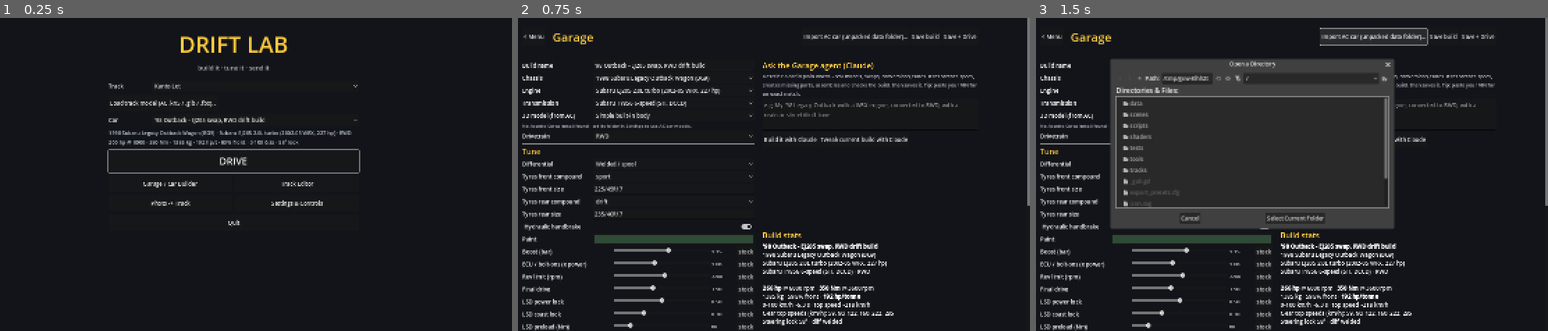
Above: before the commit, frames 1-3 (left to right).
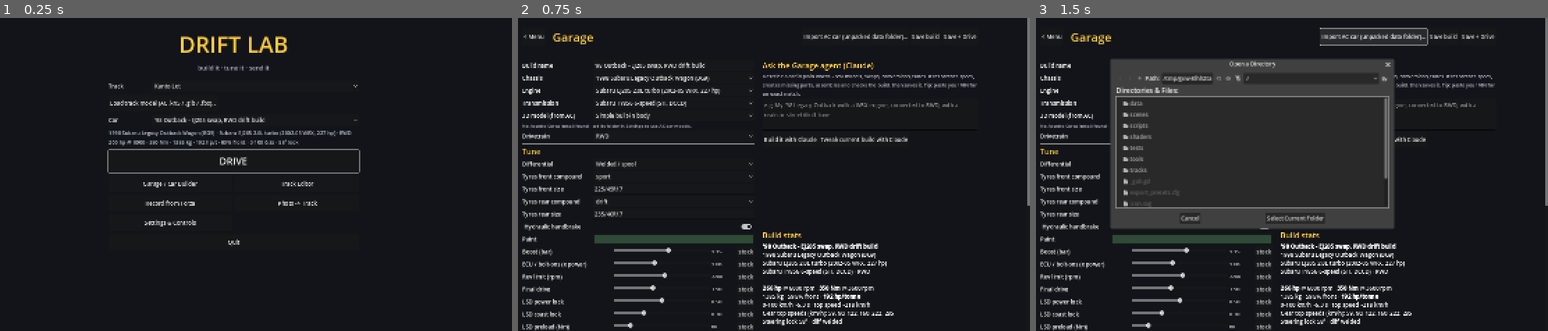
Above: after the commit, the same moments.

Repository: LordSekken/claude
Game: Godot game, scene res://scenes/main.tscn
Same seed, same stepped clock (60 frames per second), same inputs: the game is played once before the commit and once after it.
Inputs:
- Up to frame 1 (0.25 s): no input
- Up to frame 2 (0.75 s): click "Garage / Car Builder" at 0.5 s
- Up to frame 3 (1.5 s): click "Import AC car (unpacked data …" at 1.25 s

The runs differ from the first frame. In frame 1, 0.4% of the frame differs, in the area x 28-64%, y 58-73%; in frame 2, nothing differs; in frame 3, less than 0.1%.

Commit message:
Drift Lab: record tracks from Forza Data Out telemetry
- ForzaTelemetry: parses Forza Horizon 4/5 and Motorsport 7/2023 Data Out
  packets; dash-block offset detected by matching Speed to |velocity|;
  axis handedness detected from lateral g in corners; passes (driving
  line, left edge, right edge) -> resampled, smoothed centreline with
  real elevation, per-point width from edge passes, loop detection.
- Record from Forza screen: listen on a UDP port with live readout,
  record/stop passes, save/load recordings, make track, open in editor,
  drive, or export straight to Assetto Corsa.
- Tests: synthetic FH/FM7 packets in plain and mirrored worlds (layout,
  handedness, loop, length, width, elevation, turn direction).

Co-Authored-By: Claude Opus 5.5 <noreply@anthropic.com>
Claude-Session: https://claude.ai/code/session_01CdEszRQ9L9ggLXx22HRWMu

Diff:
--- a/drift-sim/scripts/core/app.gd
+++ b/drift-sim/scripts/core/app.gd
@@ -20,7 +20,7 @@
 
 
 func _ready() -> void:
-	for d in [USER_TRACKS, USER_CARS, USER_PARTS + "/chassis", USER_PARTS + "/engines", USER_PARTS + "/transmissions"]:
+	for d in ["user://recordings", USER_TRACKS, USER_CARS, USER_PARTS + "/chassis", USER_PARTS + "/engines", USER_PARTS + "/transmissions"]:
 		DirAccess.make_dir_recursive_absolute(d)
 	parts.reload()
 
--- a/drift-sim/scripts/main.gd
+++ b/drift-sim/scripts/main.gd
@@ -39,6 +39,7 @@
 		"garage": _screen(GarageScreen.new())
 		"editor": _screen(TrackEditor.new())
 		"photo": _screen(PhotoImportScreen.new())
+		"forza": _screen(ForzaRecordScreen.new())
 		"settings": _screen(SettingsScreen.new())
 		"menu": show_menu()
 		"quit": get_tree().quit()
--- /dev/null
+++ b/drift-sim/scripts/mapgen/forza_telemetry.gd
@@ -0,0 +1,286 @@
+class_name ForzaTelemetry
+extends RefCounted
+## Forza "Data Out" telemetry (Forza Horizon 4/5, Forza Motorsport 7/2023)
+## -> recorded passes -> a TrackSpec.
+##
+## Packet layout (little-endian): a 232-byte "sled" block (engine, local
+## accelerations/velocities, wheels...) then the "dash" block, which starts
+## with world PositionX/Y/Z and Speed. Horizon titles insert 12 extra bytes
+## before the dash block. Rather than trusting the packet size alone, the
+## parser checks which candidate offset gives a Speed equal to the length of
+## the velocity vector, so a layout change can't silently scramble positions.
+## Mirroring is detected from physics too: in a corner the car's lateral
+## acceleration (local +X = right) points into the turn.
+
+const SLED := 232
+
+var dash_offset := -1        # resolved start of PositionX
+var format_name := "?"
+
+
+## Parses one packet. Returns {} if it isn't usable.
+func parse(p: PackedByteArray) -> Dictionary:
+	if p.size() < 311:
+		return {}
+	var vel := Vector3(p.decode_float(32), p.decode_float(36), p.decode_float(40))
+	if dash_offset < 0:
+		_detect(p, vel.length())
+		if dash_offset < 0:
+			return {}
+	var o := dash_offset
+	if p.size() < o + 16:
+		return {}
+	return {
+		"race_on": p.decode_s32(0) != 0,
+		"t_ms": p.decode_u32(4),
+		"rpm": p.decode_float(16),
+		"accel_x": p.decode_float(20),
+		"vel_local": vel,
+		"yaw": p.decode_float(56),
+		"pos": Vector3(p.decode_float(o), p.decode_float(o + 4), p.decode_float(o + 8)),
+		"speed": p.decode_float(o + 12),
+		"steer": p.decode_s8(o + 76) if p.size() > o + 76 else 0,
+	}
+
+
+func _detect(p: PackedByteArray, vel_len: float) -> void:
+	if vel_len < 2.0:
+		return  # can't tell while stationary; wait for a moving packet
+	var best := -1
+	var best_err := INF
+	for cand in [SLED, SLED + 12]:
+		if p.size() < cand + 16:
+			continue
+		var spd := p.decode_float(cand + 12)
+		var err := absf(spd - vel_len)
+		if err < best_err:
+			best_err = err
+			best = cand
+	if best >= 0 and best_err < maxf(0.5, vel_len * 0.05):
+		dash_offset = best
+		format_name = "Forza Horizon 4/5" if best == SLED + 12 else ("Forza Motorsport 2023" if p.size() >= 331 else "Forza Motorsport 7")
+
+
+## One recorded pass: list of positions with the lateral acceleration sign.
+class Pass:
+	var role := "line"            # "line" | "left" | "right"
+	var points := PackedVector3Array()
+	var accel_x := PackedFloat32Array()
+
+	func add(s: Dictionary) -> void:
+		var pos: Vector3 = s.pos
+		if points.size() > 0 and points[points.size() - 1].distance_to(pos) < 0.5:
+			return  # ~2 samples per metre is plenty
+		points.append(pos)
+		accel_x.append(float(s.accel_x))
+
+	func length() -> float:
+		var d := 0.0
+		for i in range(1, points.size()):
+			d += points[i].distance_to(points[i - 1])
+		return d
+
+	func to_dict() -> Dictionary:
+		var pts := []
+		for i in points.size():
+			pts.append([snappedf(points[i].x, 0.01), snappedf(points[i].y, 0.01), snappedf(points[i].z, 0.01), snappedf(accel_x[i], 0.01)])
+		return {"role": role, "points": pts}
+
+	static func from_dict(d: Dictionary) -> Pass:
+		var p := Pass.new()
+		p.role = str(d.get("role", "line"))
+		for q: Array in d.get("points", []):
+			p.points.append(Vector3(float(q[0]), float(q[1]), float(q[2])))
+			p.accel_x.append(float(q[3]) if q.size() > 3 else 0.0)
+		return p
+
+
+## Resamples a polyline to even spacing (metres).
+static func resample(pts: PackedVector3Array, step: float) -> PackedVector3Array:
+	var out := PackedVector3Array()
+	if pts.size() < 2:
+		return pts
+	out.append(pts[0])
+	var carry := 0.0
+	for i in range(1, pts.size()):
+		var a := pts[i - 1]
+		var b := pts[i]
+		var seg := a.distance_to(b)
+		var d := step - carry
+		while d <= seg:
+			out.append(a.lerp(b, d / seg))
+			d += step
+		carry = seg - (d - step)
+	return out
+
+
+static func smooth(pts: PackedVector3Array, radius: int, closed: bool) -> PackedVector3Array:
+	var n := pts.size()
+	var out := PackedVector3Array()
+	out.resize(n)
+	for i in n:
+		var acc := Vector3.ZERO
+		var cnt := 0
+		for k in range(-radius, radius + 1):
+			var j := i + k
+			if closed:
+				j = posmod(j, n)
+			elif j < 0 or j >= n:
+				continue
+			acc += pts[j]
+			cnt += 1
+		out[i] = acc / cnt
+	return out
+
+
+## Signed turn (+ = right in Drift Lab's frame) at each point of a path
+## expressed in our (x, z) plane.
+static func _turn_signs(pts: PackedVector3Array) -> PackedFloat32Array:
+	var out := PackedFloat32Array()
+	out.resize(pts.size())
+	for i in range(1, pts.size() - 1):
+		var t0 := pts[i] - pts[i - 1]
+		var t1 := pts[i + 1] - pts[i]
+		out[i] = t0.x * t1.z - t0.z * t1.x
+	return out
+
+
+## True if Forza's world needs X mirrored to match Drift Lab's handedness.
+static func needs_mirror(passes: Array) -> bool:
+	var score := 0.0
+	for p: Pass in passes:
+		var pts := p.points
+		var turns := _turn_signs(pts)
+		for i in range(1, pts.size() - 1):
+			# Only clear corners with real lateral g.
+			if absf(p.accel_x[i]) > 2.0 and absf(turns[i]) > 1e-4:
+				score += signf(turns[i]) * signf(p.accel_x[i])
+	return score < 0.0
+
+
+## Builds a TrackSpec from recorded passes.
+## Returns {ok, spec, info, error}.
+static func build_track(passes: Array, name: String, default_width := 12.0) -> Dictionary:
+	var usable: Array = passes.filter(func(p: Pass) -> bool: return p.points.size() >= 20)
+	if usable.is_empty():
+		return {"ok": false, "error": "Record at least one pass (drive the zone with Data Out on)."}
+	var mirror := needs_mirror(usable)
+	var conv := func(v: Vector3) -> Vector3: return Vector3(-v.x if mirror else v.x, v.y, v.z)
+	var lines: Array = usable.filter(func(p: Pass) -> bool: return p.role == "line")
+	var lefts: Array = usable.filter(func(p: Pass) -> bool: return p.role == "left")
+	var rights: Array = usable.filter(func(p: Pass) -> bool: return p.role == "right")
+	# Reference path: the first line pass, or the first edge pass.
+	var ref: Pass = (lines[0] if lines.size() > 0 else usable[0])
+	var raw := PackedVector3Array()
+	for v in ref.points:
+		raw.append(conv.call(v))
+	var path := resample(raw, 2.0)
+	var closed := path.size() > 50 and path[0].distance_to(path[path.size() - 1]) < 25.0
+	if closed:
+		# Trim the overlap so the loop closes cleanly.
+		while path.size() > 10 and path[path.size() - 1].distance_to(path[0]) < 4.0:
+			path.remove_at(path.size() - 1)
+	path = smooth(path, 3, closed)
+	var n := path.size()
+	# Edges -> centre + width: for each centre point, nearest point on each edge.
+	var widths := PackedFloat32Array()
+	widths.resize(n)
+	widths.fill(default_width)
+	var has_edges := lefts.size() > 0 and rights.size() > 0
+	if has_edges:
+		var lp := PackedVector3Array()
+		var rp := PackedVector3Array()
+		for v in (lefts[0] as Pass).points:
+			lp.append(conv.call(v))
+		for v in (rights[0] as Pass).points:
+			rp.append(conv.call(v))
+		lp = resample(lp, 1.0)
+		rp = resample(rp, 1.0)
+		for i in n:
+			var a := _nearest(lp, path[i])
+			var b := _nearest(rp, path[i])
+			var w := Vector2(a.x - b.x, a.z - b.z).length() + 1.8  # car width: edges were driven by the car's centre
+			if w > 4.0 and w < 60.0:
+				widths[i] = w
+				if lines.is_empty():
+					path[i] = (a + b) * 0.5  # no line pass: use the middle of the road
+		widths = _smooth_f(widths, 6, closed)
+	# Centre the track near the origin, keep real elevation (relative).
+	var c := Vector3.ZERO
+	var min_y := INF
+	for p in path:
+		c += p
+		min_y = minf(min_y, p.y)
+	c /= n
+	# Control points every ~8 m keep the spline faithful without bloat.
+	var points := []
+	var wlist := []
+	var step := 4
+	for i in range(0, n, step):
+		var p := path[i]
+		points.append([snappedf(p.x - c.x, 0.1), snappedf(p.z - c.z, 0.1), snappedf(p.y - min_y, 0.1)])
+		wlist.append(snappedf(widths[i], 0.1))
+	var avg_w := 0.0
+	for w in widths:
+		avg_w += w
+	avg_w /= n
+	var spec := {
+		"name": name,
+		"closed": closed,
+		"points": points,
+		"width": snappedf(avg_w, 0.1),
+		"runoff": 3.0,
+		"runoff_surface": "grass",
+		"walls": {"left": true, "right": true, "height": 1.0},
+		"kerbs": false,
+		"zones": [{"name": name, "start": 0.02, "end": 0.98}] if not closed else [],
+		"clips": [],
+		"start": 0.0,
+		"source": {"kind": "forza_telemetry", "mirrored_x": mirror, "passes": usable.size()},
+	}
+	if has_edges:
+		spec["widths"] = wlist
+	var length := 0.0
+	for i in range(1, n):
+		length += path[i].distance_to(path[i - 1])
+	return {"ok": true, "spec": spec, "error": "", "info": {"length_m": length, "closed": closed, "mirrored": mirror,
+		"width_m": avg_w, "edges": has_edges, "elevation_m": _range_y(path)}}
+
+
+static func _nearest(pts: PackedVector3Array, p: Vector3) -> Vector3:
+	var best := pts[0]
+	var bd := INF
+	for q in pts:
+		var d := Vector2(q.x - p.x, q.z - p.z).length_squared()
+		if d < bd:
+			bd = d
+			best = q
+	return best
+
+
+static func _smooth_f(a: PackedFloat32Array, r: int, closed: bool) -> PackedFloat32Array:
+	var n := a.size()
+	var out := PackedFloat32Array()
+	out.resize(n)
+	for i in n:
+		var acc := 0.0
+		var cnt := 0
+		for k in range(-r, r + 1):
+			var j := i + k
+			if closed:
+				j = posmod(j, n)
+			elif j < 0 or j >= n:
+				continue
+			acc += a[j]
+			cnt += 1
+		out[i] = acc / cnt
+	return out
+
+
+static func _range_y(pts: PackedVector3Array) -> float:
+	var lo := INF
+	var hi := -INF
+	for p in pts:
+		lo = minf(lo, p.y)
+		hi = maxf(hi, p.y)
+	return hi - lo
--- /dev/null
+++ b/drift-sim/scripts/ui/forza_record_screen.gd
@@ -0,0 +1,228 @@
+class_name ForzaRecordScreen
+extends Control
+## Record Forza runs via "Data Out" telemetry and turn them into a track.
+
+signal navigate(target: String)
+
+const ROLES := ["line", "left", "right"]
+
+var tele := ForzaTelemetry.new()
+var udp := PacketPeerUDP.new()
+var listening := false
+var recording := false
+var passes: Array = []
+var current: ForzaTelemetry.Pass
+var _role := 0
+var _pkt_count := 0
+var _pkt_rate := 0.0
+var _rate_t := 0.0
+var _last: Dictionary = {}
+var _port: SpinBox
+var _live: Label
+var _list: Label
+var _status: RichTextLabel
+var _rec_btn: Button
+var _name: LineEdit
+var _width: SpinBox
+var _preview: TextureRect
+var result_spec: Dictionary = {}
+
+
+func _ready() -> void:
+	var vb := UiUtil.screen(self, 1000)
+	var head := HBoxContainer.new()
+	head.add_child(UiUtil.button("< Menu", func() -> void: navigate.emit("menu")))
+	head.add_child(UiUtil.title("  Record from Forza"))
+	vb.add_child(head)
+	vb.add_child(UiUtil.label("In Forza: Settings > HUD and Gameplay > Data Out = ON, Data Out IP = 127.0.0.1 (or this PC's IP if Forza runs on an Xbox), port = the number below. Then press Listen, drive to the start of the zone, press Record, drive it, press Stop. For exact road width, also record a pass hugging the left edge and one hugging the right edge.", 15, Color(0.75, 0.75, 0.8)))
+	_port = SpinBox.new()
+	_port.min_value = 1024
+	_port.max_value = 65535
+	_port.value = 5300
+	var row := UiUtil.row("Port", _port, 120)
+	row.add_child(UiUtil.button("Listen", _listen, 36))
+	vb.add_child(row)
+	_live = UiUtil.label("Not listening.", 16, Color(0.6, 0.9, 0.6), true)
+	vb.add_child(_live)
+	vb.add_child(UiUtil.row("This pass is", UiUtil.option(["My driving line", "Hugging the LEFT edge", "Hugging the RIGHT edge"], 0, func(i: int) -> void: _role = i), 120))
+	_rec_btn = UiUtil.button("Record", _toggle_record, 56)
+	_rec_btn.add_theme_font_size_override("font_size", 24)
+	vb.add_child(_rec_btn)
+	_list = UiUtil.label("No passes yet.", 15)
+	vb.add_child(_list)
+	var row2 := HBoxContainer.new()
+	row2.add_child(UiUtil.button("Delete last pass", func() -> void:
+		if passes.size() > 0:
+			passes.pop_back()
+		_update_list(), 36))
+	row2.add_child(UiUtil.button("Save recording...", _save_recording, 36))
+	row2.add_child(UiUtil.button("Load recording...", _load_recording, 36))
+	vb.add_child(row2)
+	vb.add_child(HSeparator.new())
+	_name = LineEdit.new()
+	_name.text = "Forza Zone"
+	vb.add_child(UiUtil.row("Track name", _name, 160))
+	_width = SpinBox.new()
+	_width.min_value = 5
+	_width.max_value = 40
+	_width.value = 12
+	_width.suffix = "m"
+	vb.add_child(UiUtil.row("Road width (if no edge passes)", _width, 260))
+	vb.add_child(UiUtil.button("Make track", _make, 52))
+	_status = RichTextLabel.new()
+	_status.bbcode_enabled = true
+	_status.fit_content = true
+	vb.add_child(_status)
+	_preview = TextureRect.new()
+	_preview.custom_minimum_size = Vector2(420, 420)
+	_preview.stretch_mode = TextureRect.STRETCH_KEEP_ASPECT_CENTERED
+	_preview.expand_mode = TextureRect.EXPAND_IGNORE_SIZE
+	vb.add_child(_preview)
+	var row3 := HBoxContainer.new()
+	row3.add_child(UiUtil.button("Open in Track Editor", _open_editor, 40))
+	row3.add_child(UiUtil.button("Save + Drive in Drift Lab", _drive, 40))
+	row3.add_child(UiUtil.button("Export for Assetto Corsa...", _export_ac, 40))
+	vb.add_child(row3)
+
+
+func _listen() -> void:
+	udp.close()
+	tele = ForzaTelemetry.new()
+	var err := udp.bind(int(_port.value))
+	listening = err == OK
+	_live.text = ("Listening on port %d - waiting for Forza..." % int(_port.value)) if listening else ("Couldn't open port %d (in use?)" % int(_port.value))
+
+
+func _toggle_record() -> void:
+	if not recording:
+		current = ForzaTelemetry.Pass.new()
+		current.role = ROLES[_role]
+		recording = true
+		_rec_btn.text = "Stop"
+		if not listening:
+			_listen()
+	else:
+		recording = false
+		_rec_btn.text = "Record"
+		if current.points.size() >= 20:
+			passes.append(current)
+		else:
+			_status.text = "[color=#ffcc66]That pass was too short (no telemetry received?).[/color]"
+		current = null
+		_update_list()
+
+
+func _update_list() -> void:
+	if passes.is_empty():
+		_list.text = "No passes yet."
+		return
+	var lines := []
+	for i in passes.size():
+		var p: ForzaTelemetry.Pass = passes[i]
+		lines.append("%d. %s - %d m" % [i + 1, {"line": "driving line", "left": "left edge", "right": "right edge"}[p.role], int(p.length())])
+	_list.text = "\n".join(lines)
+
+
+func _process(dt: float) -> void:
+	if not listening:
+		return
+	while udp.get_available_packet_count() > 0:
+		var pkt := udp.get_packet()
+		_pkt_count += 1
+		var s := tele.parse(pkt)
+		if s.is_empty():
+			continue
+		_last = s
+		if recording and current != null and bool(s.race_on) and float(s.speed) > 1.0:
+			current.add(s)
+	_rate_t += dt
+	if _rate_t >= 0.5:
+		_pkt_rate = _pkt_count / _rate_t
+		_pkt_count = 0
+		_rate_t = 0.0
+		if _last.is_empty():
+			_live.text = "Listening on port %d - %d packets/s%s" % [int(_port.value), int(_pkt_rate), "" if _pkt_rate > 0 else " (nothing yet: check Data Out is ON and the IP/port match)"] + (" (drive a little so the format can be detected)" if _pkt_rate > 0 else "")
+		else:
+			var p: Vector3 = _last.pos
+			_live.text = "%s · %d packets/s · %d km/h · position %.1f, %.1f, %.1f%s" % [tele.format_name, int(_pkt_rate), int(float(_last.speed) * 3.6), p.x, p.y, p.z,
+				("   ● RECORDING %d m" % int(current.length())) if recording and current else ""]
+
+
+func _make() -> void:
+	var r := ForzaTelemetry.build_track(passes, _name.text, _width.value)
+	if not r.ok:
+		_status.text = "[color=#ff6666]%s[/color]" % r.error
+		return
+	result_spec = r.spec
+	var info: Dictionary = r.info
+	var v := TrackSpec.validate(result_spec)
+	var txt := "[color=#66ff88]Track built: %d m, %s, avg width %.1f m%s, elevation change %.1f m.[/color]\n" % [int(info.length_m), "loop" if info.closed else "point-to-point", float(info.width_m), " (from edge passes)" if info.edges else " (set by hand)", float(info.elevation_m)]
+	for e: String in v.errors:
+		txt += "[color=#ff6666]✖ %s[/color]\n" % e
+	for w: String in v.warnings:
+		txt += "[color=#ffcc66]⚠ %s[/color]\n" % w
+	_status.text = txt
+	var prev := TrackRaster.render(result_spec, 420, Color(0.1, 0.1, 0.12), Color(0.95, 0.95, 0.95), true)
+	_preview.texture = ImageTexture.create_from_image(prev.image)
+
+
+func _recording_dict() -> Dictionary:
+	return {"format": tele.format_name, "passes": passes.map(func(p: ForzaTelemetry.Pass) -> Dictionary: return p.to_dict())}
+
+
+func _save_recording() -> void:
+	if passes.is_empty():
+		_status.text = "Nothing recorded yet."
+		return
+	var path := "user://recordings/%s.json" % JsonUtil.slugify(_name.text)
+	JsonUtil.save_file(path, _recording_dict())
+	_status.text = "Saved %s" % ProjectSettings.globalize_path(path)
+	OS.shell_open(ProjectSettings.globalize_path("user://recordings"))
+
+
+func _load_recording() -> void:
+	UiUtil.file_dialog(self, PackedStringArray(["*.json ; Forza recordings"]), func(path: String) -> void:
+		var d: Variant = JsonUtil.load_file(path)
+		if not (d is Dictionary):
+			return
+		passes = (d.get("passes", []) as Array).map(func(x: Variant) -> ForzaTelemetry.Pass: return ForzaTelemetry.Pass.from_dict(x))
+		_name.text = path.get_file().get_basename().capitalize()
+		_update_list())
+
+
+func _save_track() -> String:
+	if result_spec.is_empty():
+		_make()
+	if result_spec.is_empty():
+		return ""
+	var path := "user://tracks/%s.json" % JsonUtil.slugify(str(result_spec.name))
+	JsonUtil.save_file(path, result_spec)
+	JsonUtil.save_file("user://recordings/%s.json" % JsonUtil.slugify(str(result_spec.name)), _recording_dict())
+	var app: Node = get_node("/root/App")
+	app.selected_track_path = path
+	app.external_track_model = ""
+	app.editor_track = result_spec
+	return path
+
+
+func _open_editor() -> void:
+	if _save_track() != "":
+		get_node("/root/App").editor_background_path = ""
+		navigate.emit("editor")
+
+
+func _drive() -> void:
+	if _save_track() != "":
+		navigate.emit("drive")
+
+
+func _export_ac() -> void:
+	if _save_track() == "":
+		return
+	UiUtil.dir_dialog(self, func(dir: String) -> void:
+		var r := AcTrackExporter.export_track(result_spec, dir)
+		_status.text = ("[color=#66ff88]%s[/color]" if r.ok else "[color=#ff6666]%s[/color]") % r.message)
+
+
+func _exit_tree() -> void:
+	udp.close()
--- a/drift-sim/scripts/ui/main_menu.gd
+++ b/drift-sim/scripts/ui/main_menu.gd
@@ -64,7 +64,7 @@
 	grid.columns = 2
 	grid.add_theme_constant_override("h_separation", 10)
 	grid.add_theme_constant_override("v_separation", 10)
-	for pair in [["Garage / Car Builder", "garage"], ["Track Editor", "editor"], ["Photo -> Track", "photo"], ["Settings & Controls", "settings"]]:
+	for pair in [["Garage / Car Builder", "garage"], ["Track Editor", "editor"], ["Record from Forza", "forza"], ["Photo -> Track", "photo"], ["Settings & Controls", "settings"]]:
 		var b := UiUtil.button(pair[0], func() -> void: navigate.emit(pair[1]))
 		b.size_flags_horizontal = Control.SIZE_EXPAND_FILL
 		grid.add_child(b)
--- a/drift-sim/tests/run_tests.gd
+++ b/drift-sim/tests/run_tests.gd
@@ -27,6 +27,7 @@
 	test_ac_export()
 	await test_agent_tools()
 	test_kn5()
+	test_forza()
 	await test_physics()
 	await test_game_smoke()
 	print("\n%d passed, %d failed" % [passes, failures])
@@ -298,6 +299,58 @@
 	check(AcPaths.resolve({"path": "/nonexistent/car"}).is_empty() or true, "AcPaths.resolve handles missing folders")
 
 
+func _forza_packet(horizon: bool, pos: Vector3, speed: float, accel_x: float) -> PackedByteArray:
+	var b := PackedByteArray()
+	b.resize(324 if horizon else 311)
+	b.encode_s32(0, 1)                       # race on
+	b.encode_float(20, accel_x)              # local lateral accel (+ right)
+	b.encode_float(40, speed)                # local forward velocity
+	var o := 244 if horizon else 232
+	b.encode_float(o, pos.x)
+	b.encode_float(o + 4, pos.y)
+	b.encode_float(o + 8, pos.z)
+	b.encode_float(o + 12, speed)
+	return b
+
+
+func test_forza() -> void:
+	for horizon in [true, false]:
+		for mirrored in [false, true]:
+			var t := ForzaTelemetry.new()
+			var passes := []
+			for role_r in [["line", 60.0], ["left", 65.0], ["right", 55.0]]:
+				var ps := ForzaTelemetry.Pass.new()
+				ps.role = role_r[0]
+				var r: float = role_r[1]
+				# Clockwise from above in Drift Lab's frame = right-hand turns.
+				for i in 900:
+					var a := TAU * i / 880.0  # heading +Z with centre on the right
+					var ours := Vector3(r * cos(a), 5.0 * sin(a), r * sin(a))
+					var forza := Vector3(-ours.x if mirrored else ours.x, ours.y, ours.z)
+					var s := t.parse(_forza_packet(horizon, forza, 20.0, 4.0))
+					if not s.is_empty():
+						ps.add(s)
+				passes.append(ps)
+			var label := "%s %s" % ["FH" if horizon else "FM7", "mirrored" if mirrored else "plain"]
+			check(t.dash_offset == (244 if horizon else 232), "forza %s: layout detected from speed (%d)" % [label, t.dash_offset])
+			var r := ForzaTelemetry.build_track(passes, "Test Zone")
+			check(r.ok, "forza %s: track built" % label)
+			if not r.ok:
+				continue
+			check(bool(r.info.mirrored) == mirrored, "forza %s: handedness detected from lateral g" % label)
+			check(bool(r.info.closed), "forza %s: loop detected" % label)
+			check(absf(float(r.info.length_m) - TAU * 60.0) < 25.0, "forza %s: length %.0f m ~ %.0f" % [label, r.info.length_m, TAU * 60.0])
+			check(absf(float(r.info.width_m) - 11.8) < 1.5, "forza %s: width from edge passes %.1f m" % [label, r.info.width_m])
+			check(absf(float(r.info.elevation_m) - 10.0) < 1.5, "forza %s: elevation kept (%.1f m)" % [label, r.info.elevation_m])
+			var smp := TrackSpec.sample(r.spec, 2.0)
+			var right := 0
+			for k: float in smp.curvature:
+				if k > 0.0:
+					right += 1
+			check(right > (smp.curvature as PackedFloat32Array).size() * 0.8, "forza %s: corners turn the right way" % label)
+			check((TrackSpec.validate(r.spec).errors as Array).is_empty(), "forza %s: track validates" % label)
+
+
 func test_physics() -> void:
 	var track := TrackBuilder.build({"points": [], "pads": [{"points": [[-500, -500], [500, -500], [500, 500], [-500, 500]]}], "scenery": {"density": 0}})
 	root.add_child(track.root)
Not shown, added: drift-sim/scripts/mapgen/forza_telemetry.gd.uid
Not shown, added: drift-sim/scripts/ui/forza_record_screen.gd.uid
